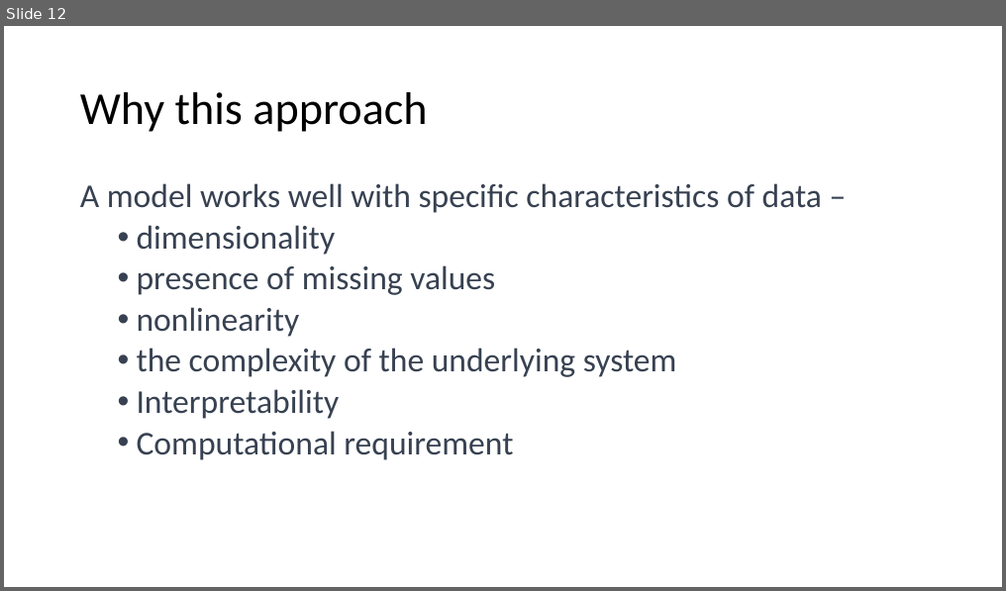
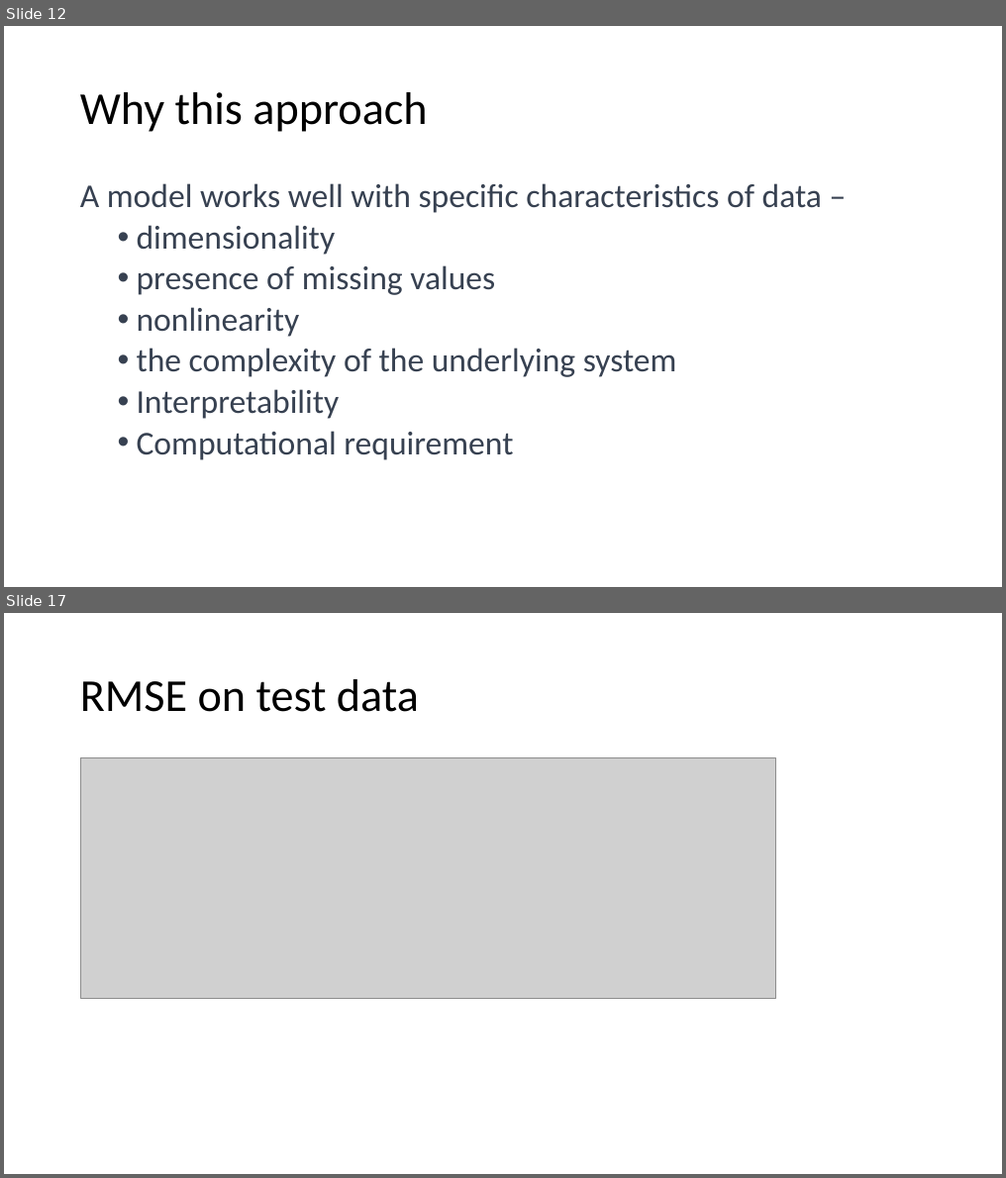
Before and after one commit to raidharmender/MultiVarTSPred, a slide deck: Multivar TS analysis and prediction.pptx. Shown one above the other, each under a label of ours: slide 12 before the commit, slides 12 and 17 after it; the slides between them are not shown. The pictures are 1006x591 and 1006x1178 pixels, drawn with LibreOffice and Linux fonts; fonts in the diff are those of the drawing; grey boxes stand for pictures. Boxes give left, top, right and bottom in pixels: in the first picture for what was removed or moved away, otherwise in the second. Text is boxed around its words. In the diff, an @@ line names an element or a change of style, - is before the commit and + after.

```diff
--- a/Multivar TS analysis and prediction.pptx
+++ b/Multivar TS analysis and prediction.pptx
@@ slide 17 added at <box>4,613,1002,1174</box>, background #FFFFFF @@
@@ title added at <box>80,679,419,712</box>, 44 pt, text #000000 @@
+RMSE on test data
@@ picture added at <box>81,759,776,998</box> @@
```
Also in this commit, not shown: 1 slide changed, 4 other slides added.
